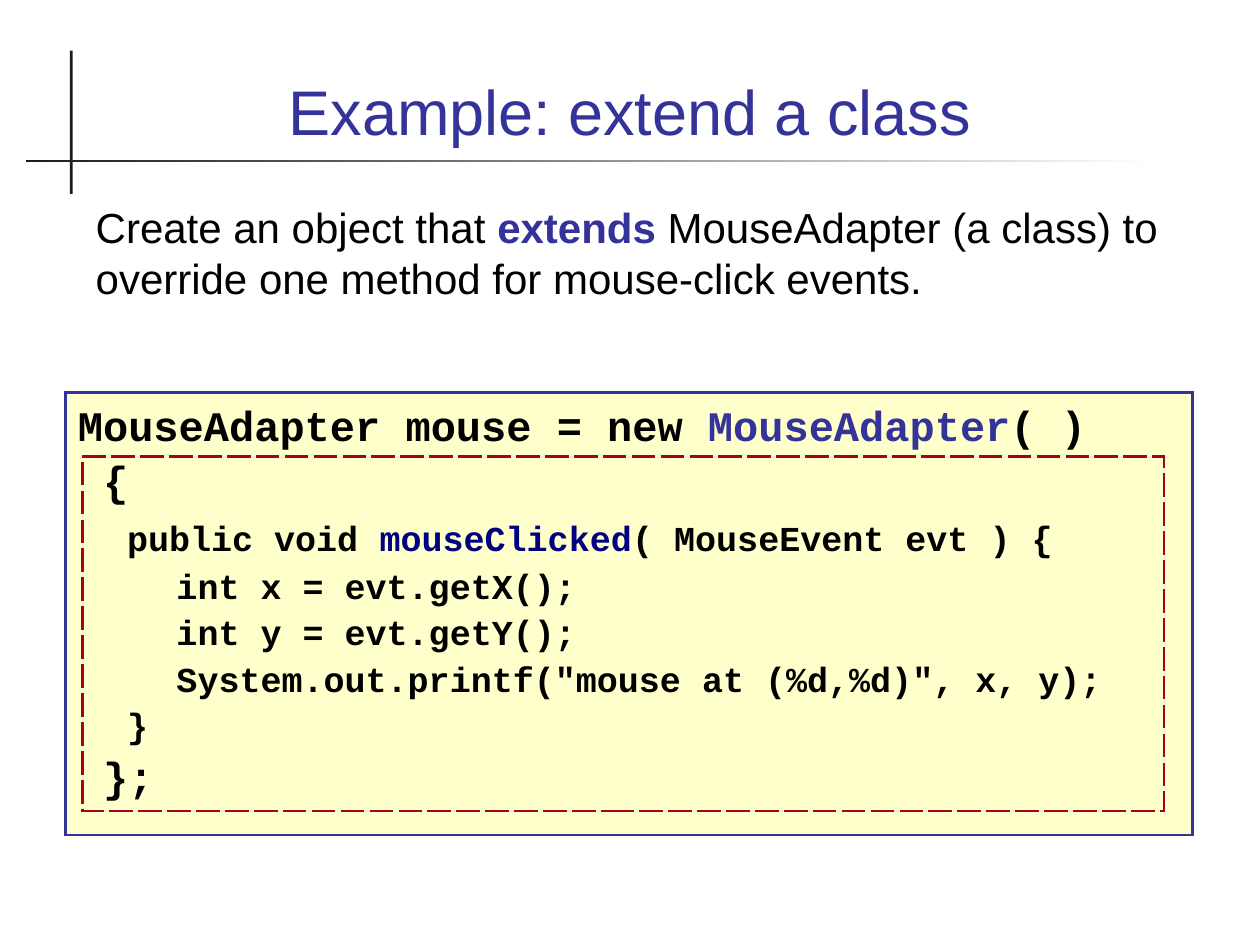
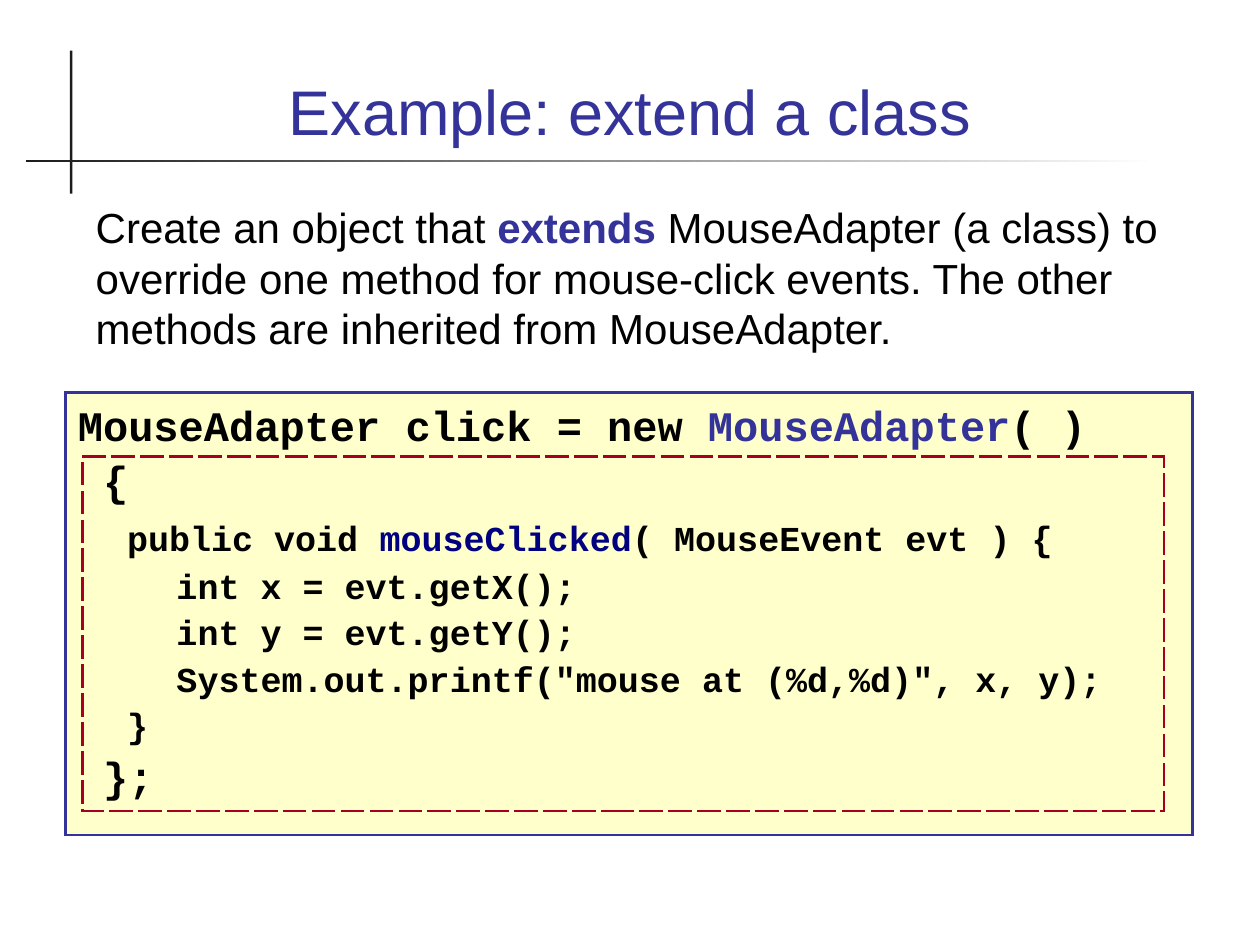
Before and after one commit to skeoop/skeoop.github.io, a slide deck: slide 6 of week7/Anonymous-Class.ppt. Drawn at 1260x945 pixels with LibreOffice and Linux fonts; fonts in the diff are those of the drawing. Boxes give left, top, right and bottom in pixels: in the first picture for what was removed or moved away, otherwise in the second. Text is boxed around its words. In the diff, an @@ line names an element or a change of style, - is before the commit and + after.

Commit message:
improve anonymous class explanation

```diff
--- a/week7/Anonymous-Class.ppt
+++ b/week7/Anonymous-Class.ppt
@@ text at bbox=[96, 212, 1158, 353]: text changed @@
-Create an object that extends MouseAdapter (a class) to override one method for mouse-click events.
+Create an object that extends MouseAdapter (a class) to override one method for mouse-click events. The other methods are inherited from MouseAdapter.
@@ text in rectangle at bbox=[78, 410, 1036, 450]: text changed @@
-MouseAdapter mouse = new MouseAdapter( )
+MouseAdapter click = new MouseAdapter( )
```
Also in this commit, not shown: 6 other slides changed, 1 other file.
